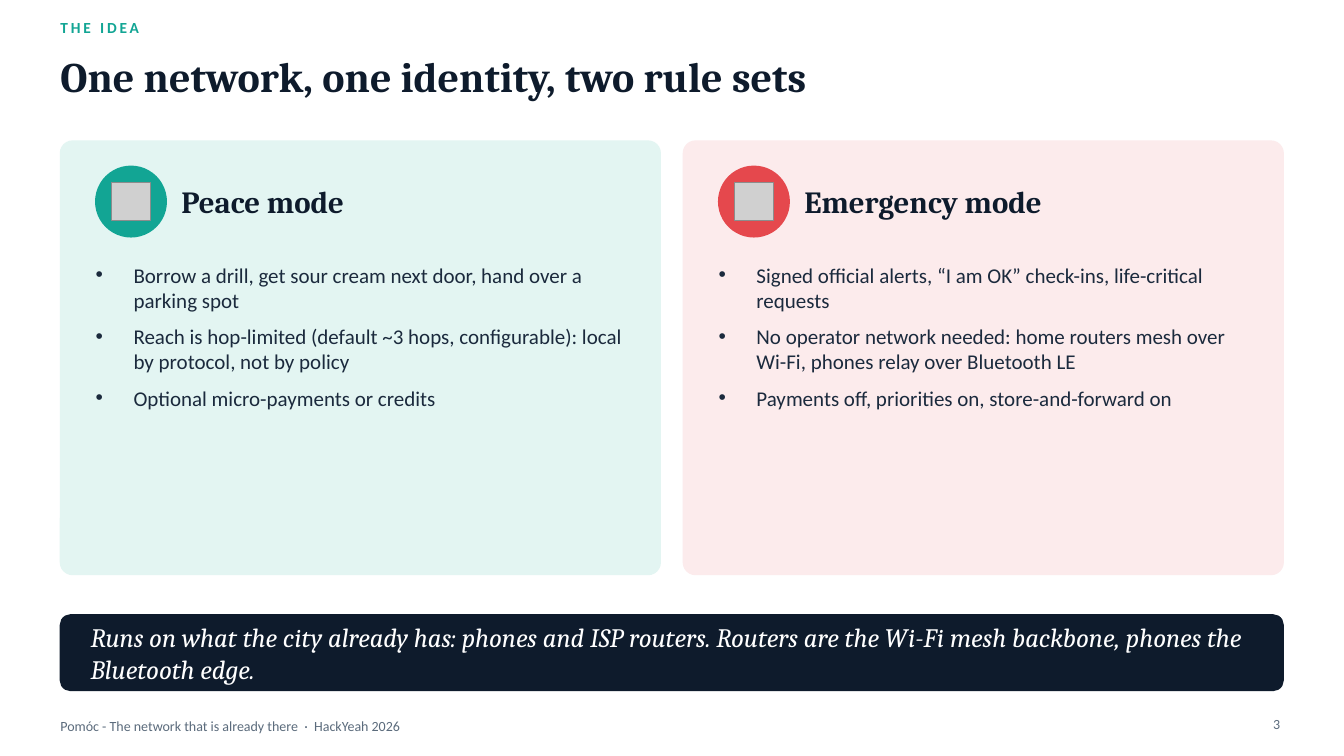
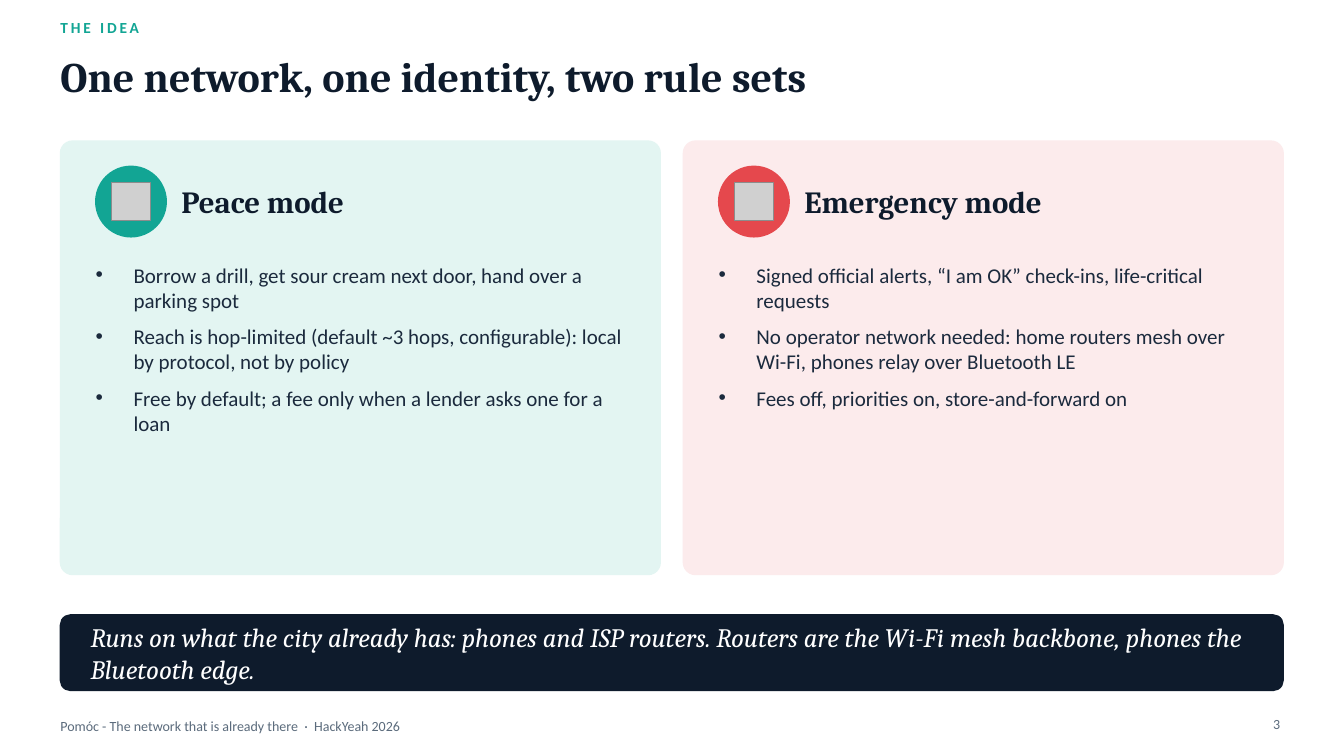
Before and after one commit to theapexlab/hackyeah2026, a slide deck: slide 3 of docs/pitch/pomoc.pptx. Drawn at 1344x756 pixels with LibreOffice and Linux fonts; fonts in the diff are those of the drawing; grey boxes stand for pictures. Boxes give left, top, right and bottom in pixels: in the first picture for what was removed or moved away, otherwise in the second. Text is boxed around its words. In the diff, an @@ line names an element or a change of style, - is before the commit and + after.

```diff
--- a/docs/pitch/pomoc.pptx
+++ b/docs/pitch/pomoc.pptx
@@ text at box(134, 391, 603, 431): text changed @@
-• Optional micro-payments or credits
+• Free by default; a fee only when a lender asks one for a loan
@@ text at box(756, 391, 1127, 410): text changed @@
-• Payments off, priorities on, store-and-forward on
+• Fees off, priorities on, store-and-forward on
```
Also in this commit, not shown: 5 other slides changed, 9 other files.
